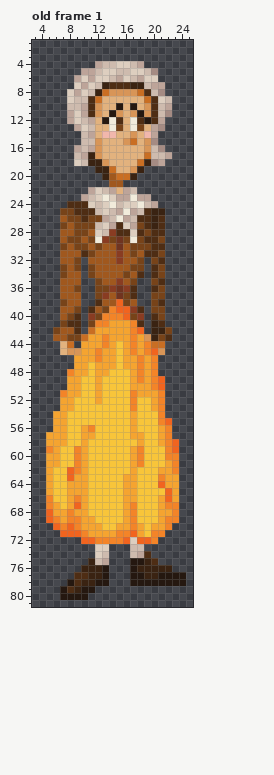
Edited in one commit: pixel-art file (Sprites/marie.aseprite). The picture above is the old version.
119x87 pixels, 1 frame. Colours within 5 levels of each other are drawn and written as one. Shown: old frame 1: x 3..25, y 1..81. The old version is drawn lined up with the new one, on the new canvas. The commit also changed other frames, which this record leaves out.
After:
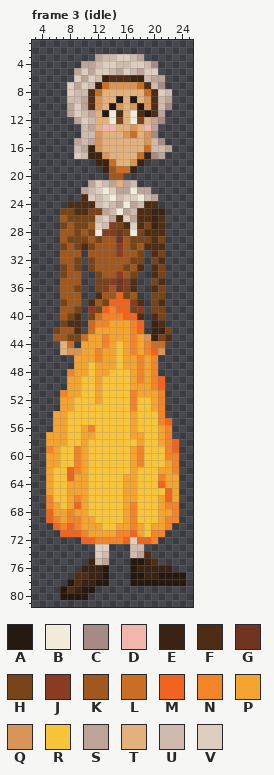
Palette (. is transparent): A #251810  B #f1ebdb  C #a58b83  D #f1b7ac  E #3a2312  F #4e2d14  G #703420  H #774319  J #893c22  K #a0581e  L #c96e23  M #f1641f  N #f38428  P #f5a430  Q #d89557  R #f8c53a  S #bda499  T #e2b27e  U #cebbae  V #ddcebf
A new or re-ordered frame is compared with the old frame closest to it.
Changes in this commit:
canvas 119x87 -> 36x87 (the part of the old canvas that was cut away was empty and is not shown)
frames 1 -> 4
Changed rows in their new state; - is an unchanged pixel.
Frame 3 (idle) is new; against old frame 1:
first column x 8:
 3 ----SUUVVUS----
 4 --SSUVVUUVVUC--
 5 -SV-V-USVUSVV--
 6 -VSVUEFFFEEUSS-
 7 VSVUELQQQQLFUC-
 8 -UUFLTTTTTTLFVU
 9 U-S-Q--A-A-Q-US
10 SV----AQ-QA---C
11 --USTABF-BFA-S.
12 .SVU-T-H--HTSC-
13 -.US-DDT-QTD-.-
14 ---UQTT-QL-QC--
15 -S-S----TT--UC-
16 -USE-------L-US
17 -VU-EQ----LECS.
18 -...-EL--QE...-
19 ----.-KLLE.----
20 -----.-K..-----
21 ---SVUSTSU-----
22 --SU-BVS-BSS---
23 --FVUVBUVVBUS--
24 ---F--USBSUFF--
25 ---HHS-BSUF----
26 --H-UVSFVS-----
27 ---KVUJHFVFH---
28 --KHBJHGHBHF---
29 --HKHKK-KH-H---
30 --FHK--J--KF---
31 --.K-----KH.---
32 ---H---K-H-----
33 --------HKF----
34 ---.H--JKH.----
35 -----HJGJF-----
36 -----JK-H------
37 ----FK-M-K-----
38 ---FKHM-MJF----
39 ---JHM---HJ----
40 ---HL----MF----
41 ---L------M----
Boxes around the changes in both pictures, in picture pixels (x1, y1, x2, y2):
changed: (67, 54, 172, 327)
